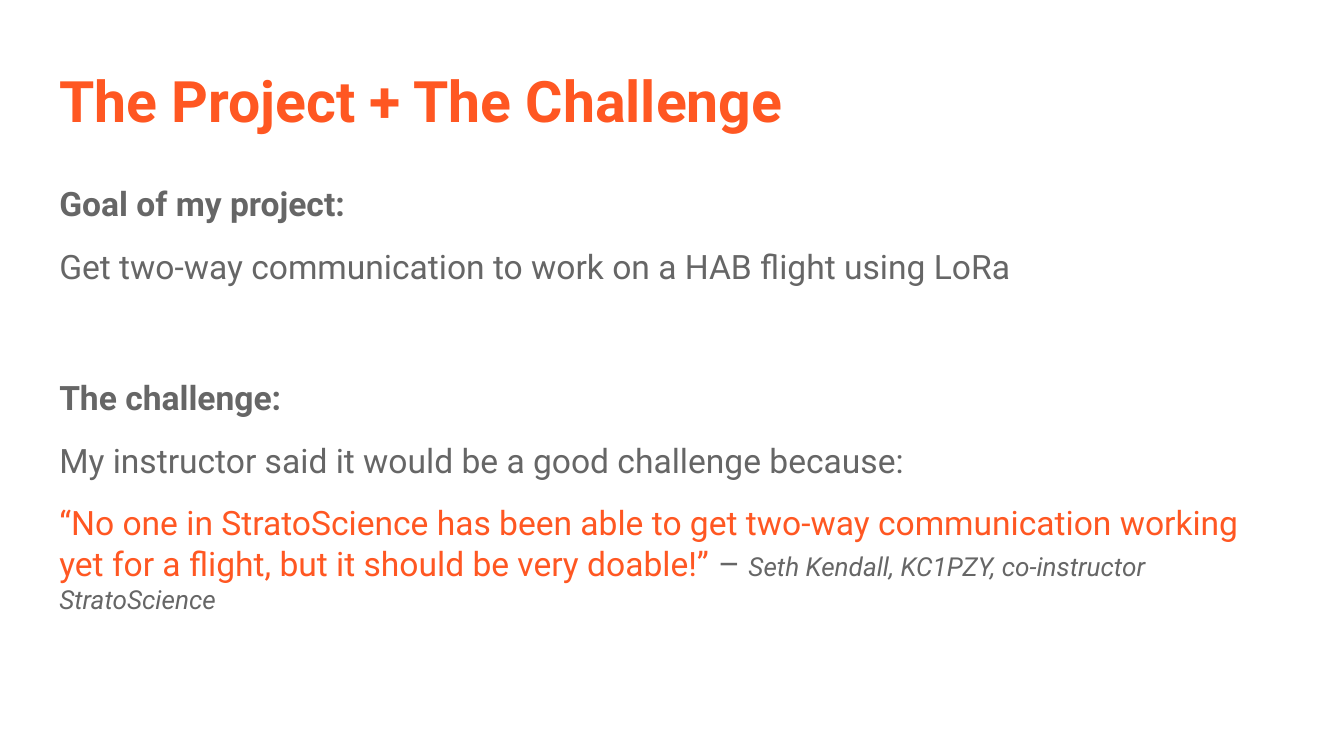
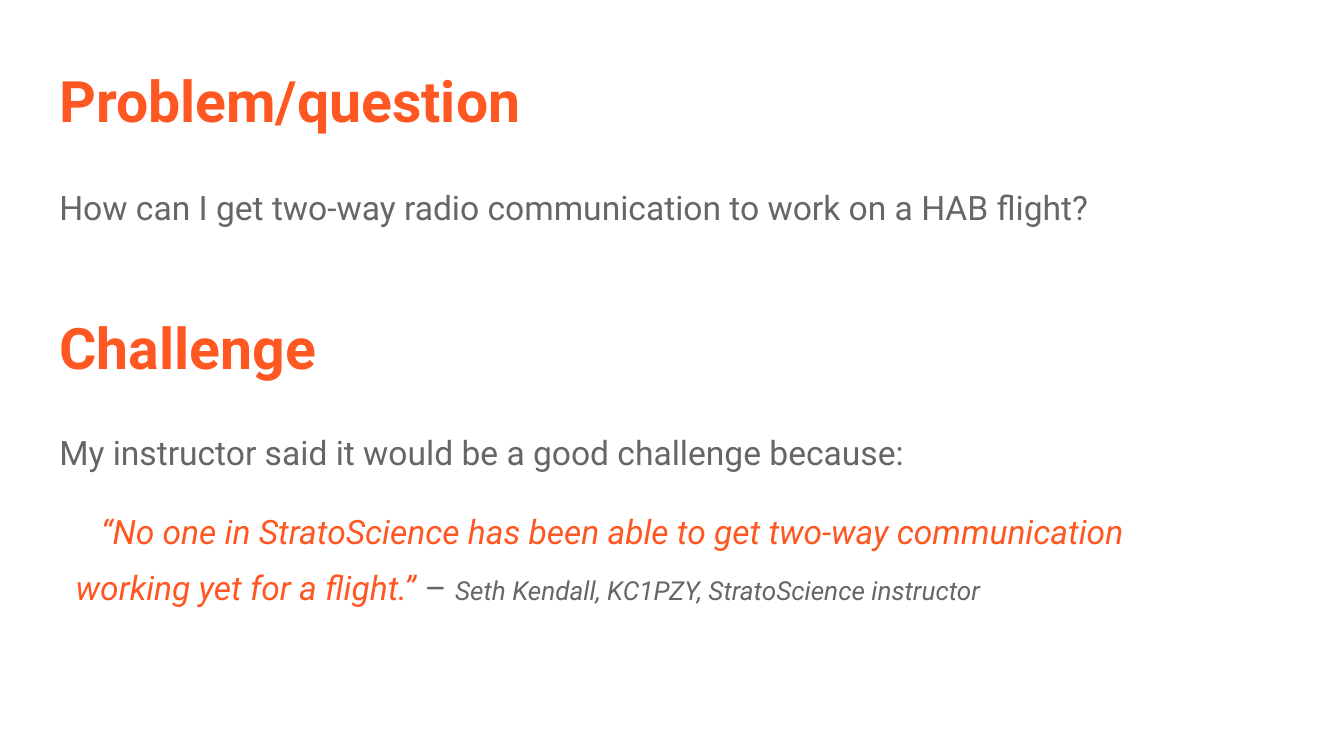
Before and after one commit to stratoscience25/arduino-workshop-logan, a slide deck: slide 3 of Ham xposition presentation/LoganCaramanna_Presentation.odp. Drawn at 1344x756 pixels with LibreOffice and Linux fonts; fonts in the diff are those of the drawing. Boxes give left, top, right and bottom in pixels: in the first picture for what was removed or moved away, otherwise in the second. Text is boxed around its words. In the diff, an @@ line names an element or a change of style, - is before the commit and + after.

```diff
--- a/Ham xposition presentation/LoganCaramanna_Presentation.odp
+++ b/Ham xposition presentation/LoganCaramanna_Presentation.odp
@@ title at <box>59,79,520,134</box>: text changed @@
-The Project + The Challenge
+Problem/question
@@ text at <box>59,190,1010,417</box>: paragraphs removed @@
-Goal of my project:
-Get two-way communication to work on a HAB flight using LoRa
-The challenge:
@@ text added at <box>59,194,1088,227</box>, 18 pt, text #666666 @@
+How can I get two-way radio communication to work on a HAB flight?
@@ title added at <box>59,326,316,381</box>, 30.6 pt, text #FF5722, bold @@
+Challenge
@@ text "My instructor said it would ...": place and size @@
-text "My instructor said it would ..." at <box>59,190,1238,609</box>
+text "My instructor said it would ..." at <box>59,440,1123,607</box>
@@ text at <box>59,440,903,472</box>: line spacing 1 to 1.4 @@
@@ text at <box>76,518,1123,607</box>: text changed; italic on @@
-“No one in StratoScience has been able to get two-way communication working yet for a flight, but it should be very doable!” – Seth Kendall, KC1PZY, co-instructor StratoScience
+“No one in StratoScience has been able to get two-way communication working yet for a flight.” – Seth Kendall, KC1PZY, StratoScience instructor
```
Also in this commit, not shown: 9 other slides changed, 2 slides added, 2 slides removed, 14 other files.
